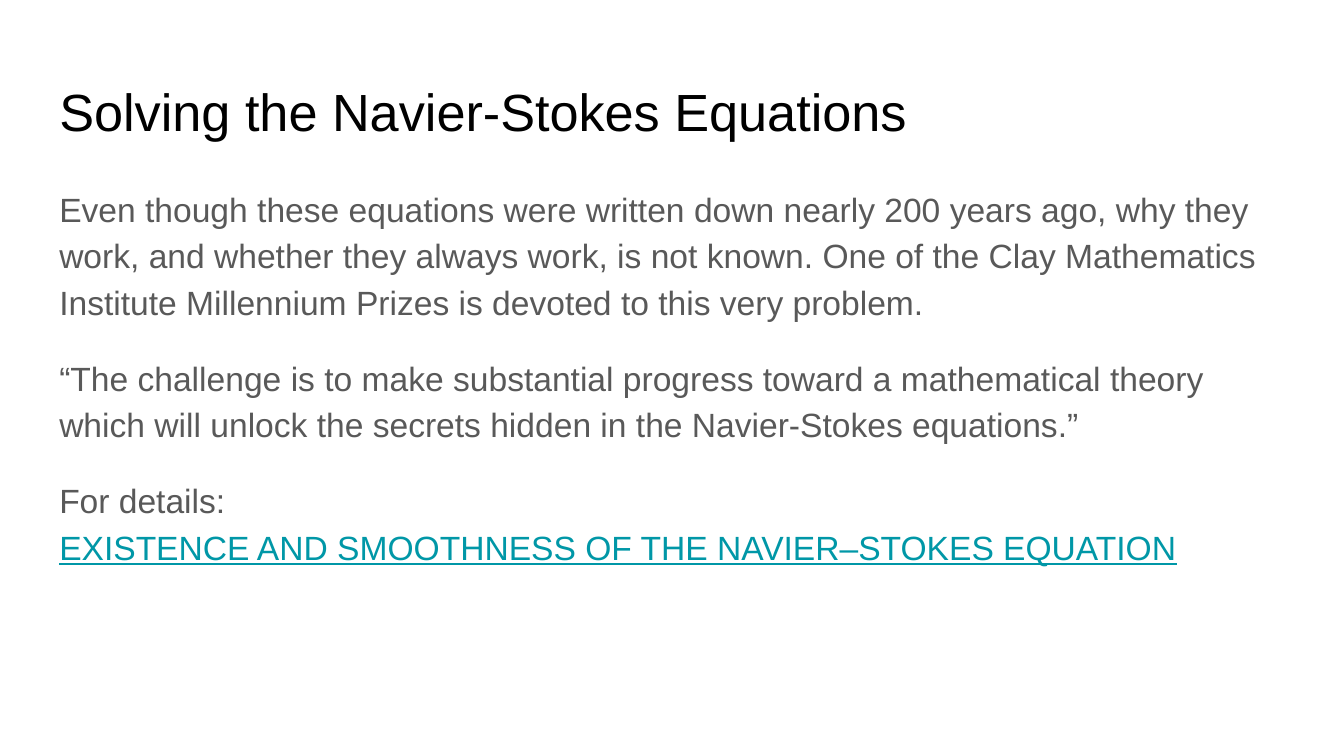
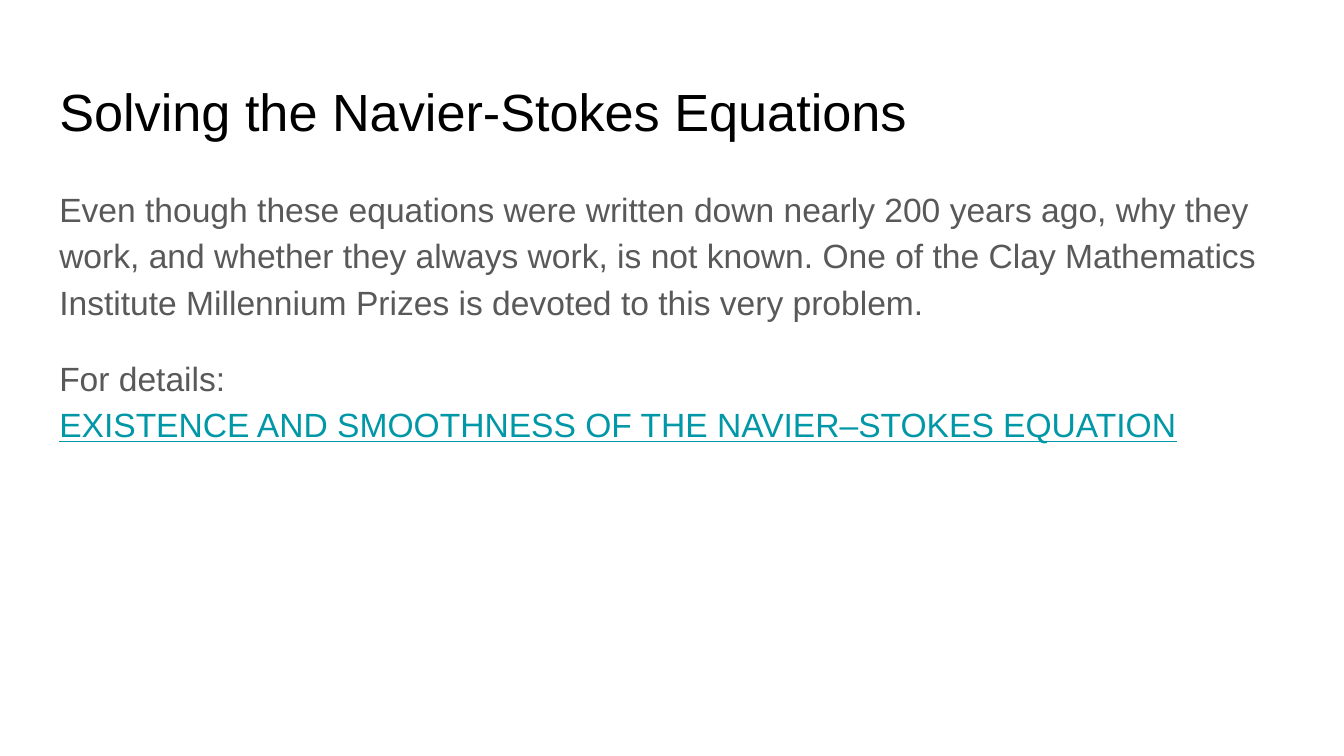
Before and after one commit to shodor-education/petascale-semester-curriculum, a slide deck: slide 10 of units/11/lessons/3/resources/petascale-lesson-11.3-slides.pptx. Drawn at 1344x756 pixels with LibreOffice and Linux fonts; fonts in the diff are those of the drawing. Boxes give left, top, right and bottom in pixels: in the first picture for what was removed or moved away, otherwise in the second. Text is boxed around its words. In the diff, an @@ line names an element or a change of style, - is before the commit and + after.

```diff
--- a/units/11/lessons/3/resources/petascale-lesson-11.3-slides.pptx
+++ b/units/11/lessons/3/resources/petascale-lesson-11.3-slides.pptx
@@ text at (x1=59, y1=366, x2=1203, y2=443): paragraph removed @@
-“The challenge is to make substantial progress toward a mathematical theory which will unlock the secrets hidden in the Navier-Stokes equations.”
```
Also in this commit, not shown: 1 other slide changed, 1 other file.
